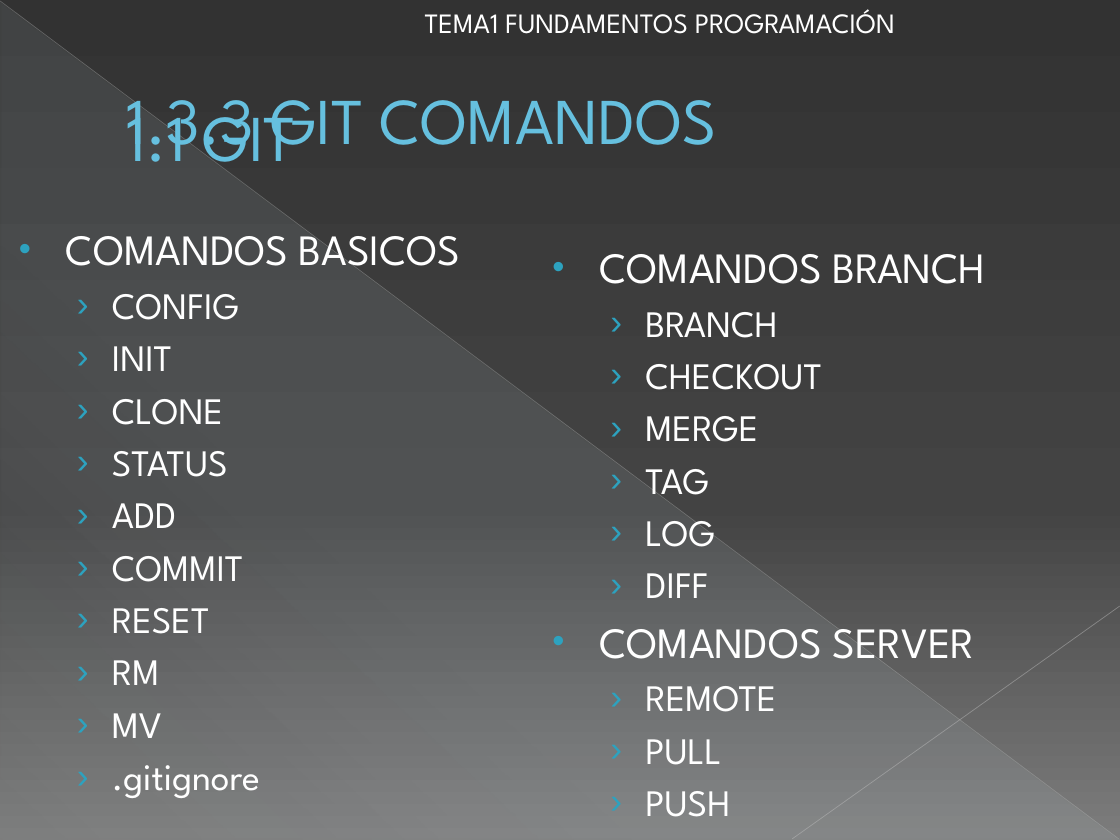
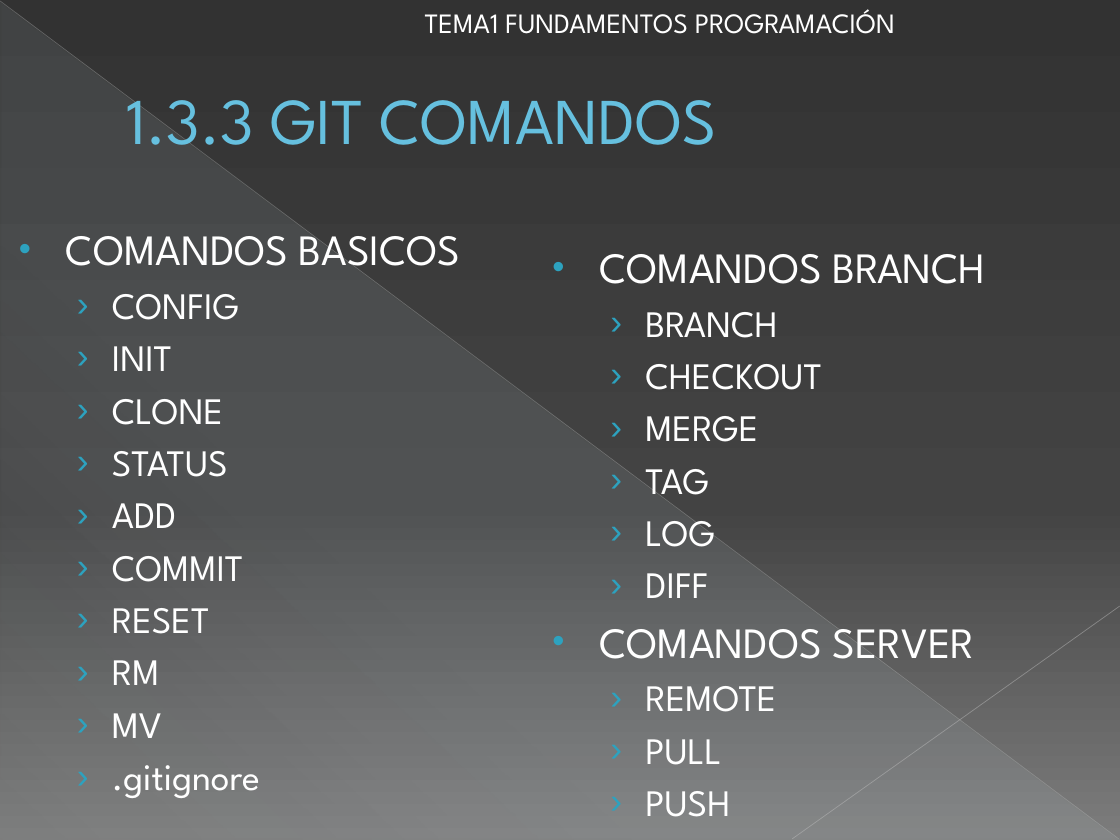
Before and after one commit to capacitacionfv/claseswebfv, a slide deck: slide 12 of CAPACITACION WEB FV.pptx. Drawn at 1120x840 pixels with LibreOffice and Linux fonts; fonts in the diff are those of the drawing. Boxes give left, top, right and bottom in pixels: in the first picture for what was removed or moved away, otherwise in the second. Text is boxed around its words. In the diff, an @@ line names an element or a change of style, - is before the commit and + after.

```diff
--- a/CAPACITACION WEB FV.pptx
+++ b/CAPACITACION WEB FV.pptx
@@ text removed at [126,100,295,181] @@
-1.1 GIT
```
Also in this commit, not shown: 17 other files.
